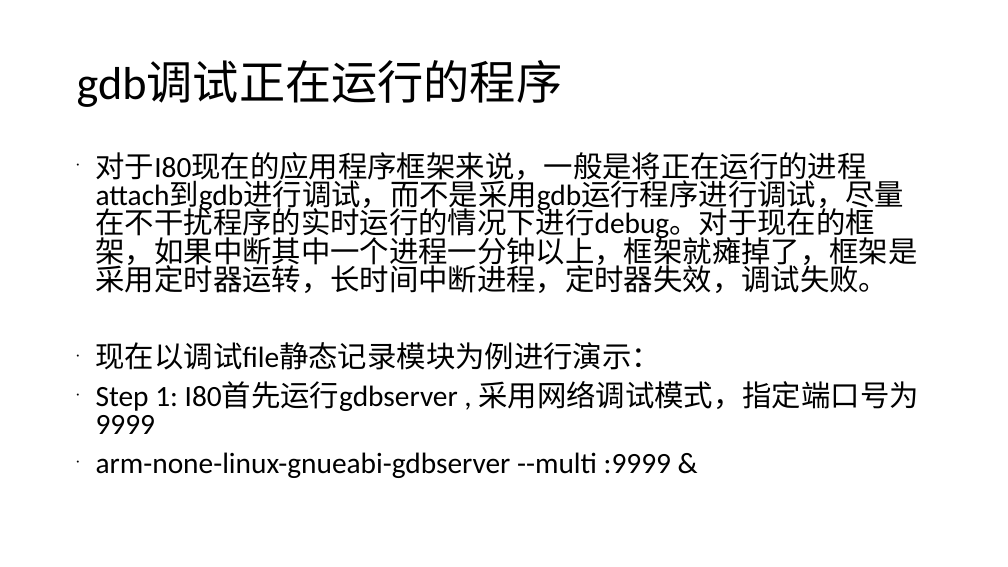
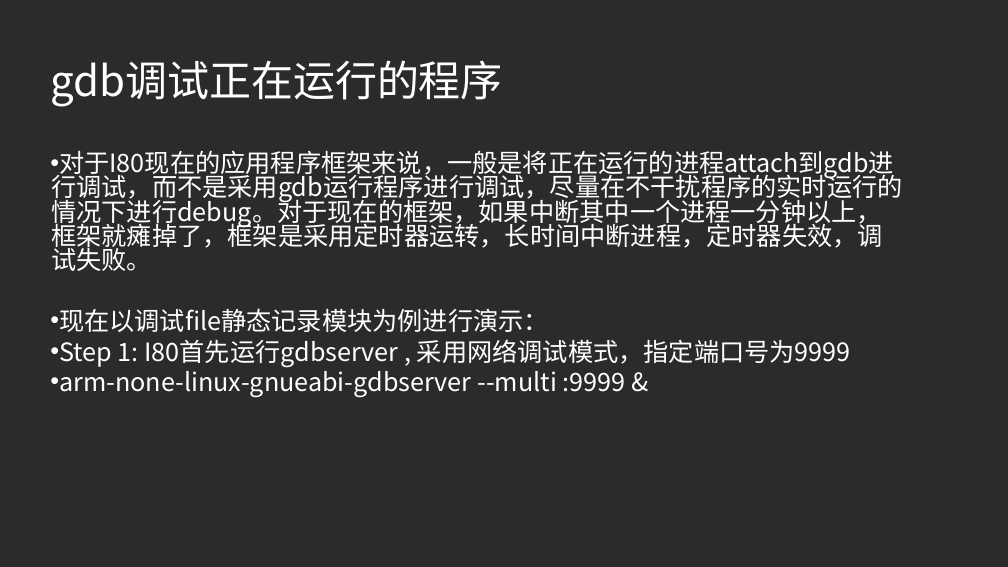
Before and after one commit to beyondforever1993/TestCode, a slide deck: slide 6 of linux调试工具.ppt. Drawn at 1008x567 pixels with LibreOffice and Linux fonts; fonts in the diff are those of the drawing; background and template pictures are left out; a plain dark background stands for a picture behind light text. Boxes give left, top, right and bottom in pixels: in the first picture for what was removed or moved away, otherwise in the second. Text is boxed around its words. In the diff, an @@ line names an element or a change of style, - is before the commit and + after.

```diff
--- a/linux调试工具.ppt
+++ b/linux调试工具.ppt
@@ background #FFFFFF to picture (left out) @@
@@ title "gdb调试正在运行的程序": place and size @@
-title "gdb调试正在运行的程序" at [77, 61, 563, 107]
+title "gdb调试正在运行的程序" at [50, 60, 503, 107]
@@ title "gdb调试正在运行的程序" at [50, 60, 503, 107]: size 44 to 40 pt, font Calibri to Noto Sans CJK SC, text colour #000000 to #FFFFFF; line spacing 0.9 to 1 @@
@@ text "对于I80现在的应用程序框架来说，一般是将正在运行的进程attach到gdb进行调试，而不是采用gdb运行程序进行调试， ...": place and size @@
-text "对于I80现在的应用程序框架来说，一般是将正在运行的进程attach到gdb进行调试，而不是采用gdb运行程序进行调试， ..." at [96, 152, 918, 478]
+text "对于I80现在的应用程序框架来说，一般是将正在运行的进程attach到gdb进行调试，而不是采用gdb运行程序进行调试， ..." at [51, 150, 902, 398]
@@ text "对于I80现在的应用程序框架来说，一般是将正在运行的进程attach到gdb进行调试，而不是采用gdb运行程序进行调试， ..." at [51, 150, 902, 398]: size 28 to 24 pt, font Calibri to Noto Sans CJK SC, text colour #000000 to #FFFFFF; indent changed; less space between paragraphs; bullet colour #000000 to #FFFFFF @@
```
Also in this commit, not shown: 6 other slides changed, 5 slides added.
